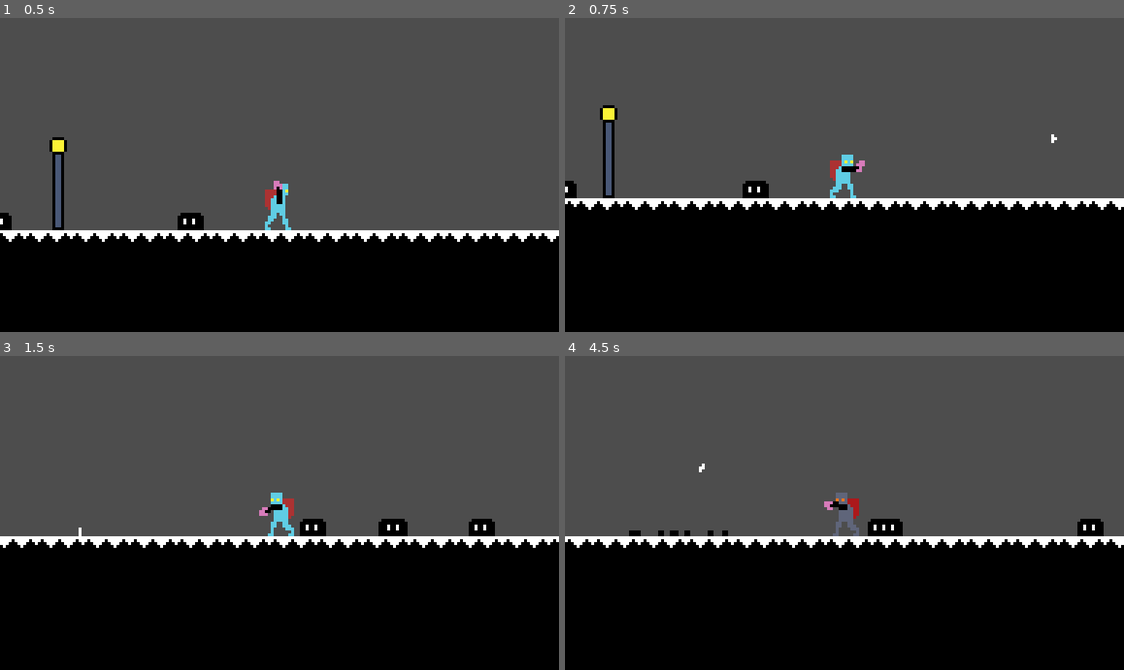
Above: before the commit, frames 1-4 (two rows, left to right).
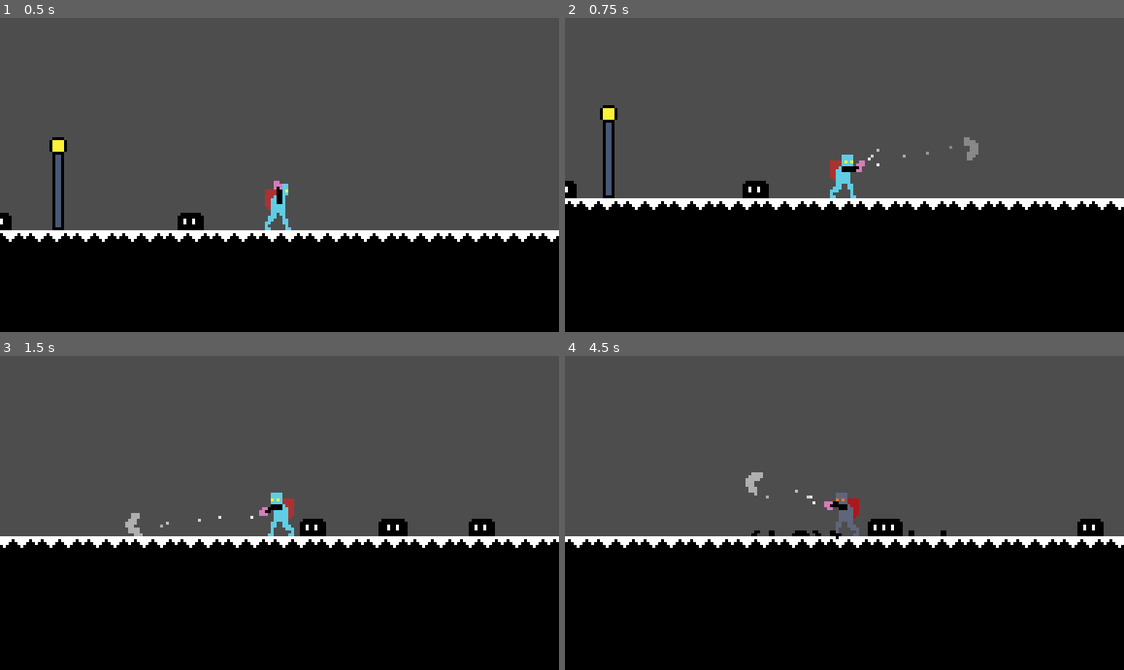
Above: after the commit, the same moments.

Repository: Bbubbee/Qman
Game: Godot game, scene res://scenes/main/main.tscn
Same seed, same stepped clock (60 frames per second), same inputs: the game is played once before the commit and once after it.
Inputs (mouse positions are in pixels of both pictures, inside the frame that each line leads up to):
- Up to frame 1 (0.5 s): no input
- Up to frame 2 (0.75 s): move the mouse to (967, 159) at 0.52 s; press the mouse at (967, 159) at 0.53 s; hold D (right) from 0.53 s (still down)
- Up to frame 3 (1.5 s): keep holding D (right); tap Space (jump) at 0.77 s; move the mouse to (167, 528) at 1.27 s; release the mouse at (167, 528) at 1.28 s; click (167, 528) at 1.35 s
- Up to frame 4 (4.5 s): tap Space (jump) at 1.52, 3.02, 3.77 s; move the mouse to (900, 443) at 2.02 s; release D (right) at 2.03 s; press the mouse at (900, 443) at 2.03 s; hold A (left) 2.03-2.78 s; move the mouse to (816, 575) at 2.77 s; release the mouse at (816, 575) at 2.78 s; hold D (right) 2.78-4.28 s; click (816, 575) at 2.85 s; move the mouse to (1012, 560) at 3.52 s; press the mouse at (1012, 560) at 3.53 s; move the mouse to (676, 465) at 4.27 s; release the mouse at (676, 465) at 4.28 s; hold A (left) from 4.28 s (still down); click (676, 465) at 4.35 s

Frame 1 is identical in both runs. In frame 2, 0.2% of the frame differs, in the area x 54-89%, y 37-48%; in frame 3, 0.2%; in frame 4, 0.5%, in the area x 11-69%, y 34-59%.

Commit message:
++gust projectile

Diff:
--- a/project.godot
+++ b/project.godot
@@ -72,6 +72,7 @@
 2d_physics/layer_4="projectiles"
 2d_physics/layer_5="hitboxes_general"
 2d_physics/layer_6="hurtboxes_general"
+2d_physics/layer_7="particles"
 
 [rendering]
 
--- a/scenes/dust_particles/dust_particle.tscn
+++ b/scenes/dust_particles/dust_particle.tscn
@@ -3,8 +3,9 @@
 [ext_resource type="Script" path="res://scenes/dust_particles/dust_particle.gd" id="1_hxhb6"]
 
 [node name="DustParticle" type="RigidBody2D"]
-collision_layer = 0
+collision_layer = 64
 collision_mask = 9
+mass = 0.01
 script = ExtResource("1_hxhb6")
 
 [node name="CollisionPolygon2D" type="CollisionPolygon2D" parent="."]
--- /dev/null
+++ b/scenes/particles/air_particles.gd
@@ -0,0 +1,9 @@
+extends GPUParticles2D
+
+
+func _ready() -> void:
+	emitting = true
+
+
+func _on_finished() -> void:
+	queue_free()
--- /dev/null
+++ b/scenes/particles/air_particles.tscn
@@ -0,0 +1,31 @@
+[gd_scene load_steps=5 format=3 uid="uid://cmlou5wadoskf"]
+
+[ext_resource type="Script" path="res://scenes/particles/air_particles.gd" id="1_7g5s1"]
+
+[sub_resource type="Gradient" id="Gradient_wah5h"]
+offsets = PackedFloat32Array(0, 0.978328)
+colors = PackedColorArray(1, 1, 1, 1, 1, 1, 1, 0)
+
+[sub_resource type="GradientTexture1D" id="GradientTexture1D_bs7sx"]
+gradient = SubResource("Gradient_wah5h")
+
+[sub_resource type="ParticleProcessMaterial" id="ParticleProcessMaterial_qtv64"]
+particle_flag_disable_z = true
+emission_shape = 1
+emission_sphere_radius = 1.0
+spread = 10.0
+initial_velocity_min = 150.0
+initial_velocity_max = 200.0
+gravity = Vector3(2.08165e-12, 2.08165e-12, 2.08165e-12)
+color_ramp = SubResource("GradientTexture1D_bs7sx")
+
+[node name="AirParticles" type="GPUParticles2D"]
+position = Vector2(8, -1)
+emitting = false
+amount = 10
+process_material = SubResource("ParticleProcessMaterial_qtv64")
+lifetime = 0.3
+one_shot = true
+script = ExtResource("1_7g5s1")
+
+[connection signal="finished" from="." to="." method="_on_finished"]
--- a/scenes/player/actions/gust.gd
+++ b/scenes/player/actions/gust.gd
@@ -3,6 +3,7 @@
 
 @export var speed = 125.0
 var direction: Vector2
+
 
 func init(dir: Vector2, pos: Vector2):
 	self.direction = dir
@@ -13,6 +14,7 @@
 	rotation = direction.angle()
 
 
+
 func _on_area_entered(_area: Area2D) -> void:
 	queue_free()
 
--- a/scenes/player/actions/gust.tscn
+++ b/scenes/player/actions/gust.tscn
@@ -1,35 +1,82 @@
-[gd_scene load_steps=4 format=3 uid="uid://bn0vy17ie83yo"]
+[gd_scene load_steps=7 format=3 uid="uid://bn0vy17ie83yo"]
 
 [ext_resource type="Script" path="res://scenes/player/actions/gust.gd" id="1_5wq1s"]
 [ext_resource type="PackedScene" uid="uid://b8odsjult6uvb" path="res://components/h_boxes/hitbox.tscn" id="2_q8jho"]
 
 [sub_resource type="RectangleShape2D" id="RectangleShape2D_h8gx3"]
-size = Vector2(1, 2)
+size = Vector2(2.5, 4)
+
+[sub_resource type="Animation" id="Animation_i2kux"]
+resource_name = "fade"
+length = 0.3
+tracks/0/type = "value"
+tracks/0/imported = false
+tracks/0/enabled = true
+tracks/0/path = NodePath("Polygon2D:color")
+tracks/0/interp = 1
+tracks/0/loop_wrap = true
+tracks/0/keys = {
+"times": PackedFloat32Array(0, 0.3),
+"transitions": PackedFloat32Array(1, 1),
+"update": 0,
+"values": [Color(1, 1, 1, 1), Color(1, 1, 1, 0)]
+}
+
+[sub_resource type="Animation" id="Animation_sf38t"]
+length = 0.001
+tracks/0/type = "value"
+tracks/0/imported = false
+tracks/0/enabled = true
+tracks/0/path = NodePath("Polygon2D:color")
+tracks/0/interp = 1
+tracks/0/loop_wrap = true
+tracks/0/keys = {
+"times": PackedFloat32Array(0),
+"transitions": PackedFloat32Array(1),
+"update": 0,
+"values": [Color(1, 1, 1, 1)]
+}
+
+[sub_resource type="AnimationLibrary" id="AnimationLibrary_6awjw"]
+_data = {
+"RESET": SubResource("Animation_sf38t"),
+"fade": SubResource("Animation_i2kux")
+}
 
 [node name="Gust" type="Node2D"]
 scale = Vector2(2, 2)
 script = ExtResource("1_5wq1s")
-speed = 350.0
+speed = 200.0
 
 [node name="Polygon2D" type="Polygon2D" parent="."]
-polygon = PackedVector2Array(0, -1, 1, 0, 0, 1)
+polygon = PackedVector2Array(2.5, 0, 2, -1, 1, -2, 0, -2, 0, -1, 1, 0, 0, 1, 0, 2, 1, 2, 2, 1)
 metadata/_edit_lock_ = true
 
 [node name="Hitbox" parent="." instance=ExtResource("2_q8jho")]
+visible = false
 collision_layer = 8
 collision_mask = 5
 knockback = 125.0
+metadata/_edit_lock_ = true
 
 [node name="Collider" parent="Hitbox" index="0"]
-position = Vector2(0.5, 0)
+visible = false
+position = Vector2(1.25, 0)
 shape = SubResource("RectangleShape2D_h8gx3")
 
 [node name="Timer" type="Timer" parent="."]
-wait_time = 0.2
+wait_time = 0.3
 one_shot = true
 autostart = true
 
+[node name="Animator" type="AnimationPlayer" parent="."]
+libraries = {
+"": SubResource("AnimationLibrary_6awjw")
+}
+autoplay = "fade"
+
 [connection signal="area_entered" from="Hitbox" to="." method="_on_area_entered"]
 [connection signal="timeout" from="Timer" to="." method="_on_timer_timeout"]
+[connection signal="animation_finished" from="Animator" to="." method="_on_animator_animation_finished"]
 
 [editable path="Hitbox"]
--- /dev/null
+++ b/scenes/player/arm_pivot.gd
@@ -0,0 +1,7 @@
+extends Marker2D
+
+const AIR_PARTICLES = preload("res://scenes/particles/air_particles.tscn")
+
+func fire_particles():
+	var air_particles = AIR_PARTICLES.instantiate()
+	add_child(air_particles)
--- a/scenes/player/player.gd
+++ b/scenes/player/player.gd
@@ -13,20 +13,27 @@
 
 signal damaged
 
-#var attack_incoming: Hitbox
-	# Used to determine when to go to the damaged state.
-	# Made true in health component.
-
 # Get the gravity from the project settings to be synced with RigidBody nodes.
 var gravity: int = ProjectSettings.get_setting("physics/2d/default_gravity")
+
 
 func _ready() -> void:
 	state_machine.init(self)
 	attack_state_machine.init(self)
+#
+#func _physics_process(delta: float) -> void:
+	#move_and_slide()
+	#for i in get_slide_collision_count():
+		#var c = get_slide_collision(i)
+		#if c.get_collider() is RigidBody2D:
+			#c.get_collider().apply_central_impulse(-c.get_normal() * 20)
 
 
 func _on_health_component_handle_attack(attack: Hitbox, _has_died: bool = false) -> void:
 	state_machine.force_transition("damaged", attack)
 
+
+## Fire particles in the direction of the air bullet.
 func _on_aim_fired_weapon(direction) -> void:
 	state_machine.force_transition("knockback", direction)
+	arm_pivot.fire_particles()
--- a/scenes/player/player.tscn
+++ b/scenes/player/player.tscn
@@ -1,9 +1,10 @@
-[gd_scene load_steps=20 format=3 uid="uid://dpwtpkyvf7juq"]
+[gd_scene load_steps=21 format=3 uid="uid://dpwtpkyvf7juq"]
 
 [ext_resource type="Script" path="res://scenes/player/player.gd" id="1_c4p7c"]
 [ext_resource type="Script" path="res://scenes/player/player_camera.gd" id="2_jxt3h"]
 [ext_resource type="Texture2D" uid="uid://bh14o5l46fehi" path="res://assets/player/player_idle-Sheet.png" id="2_rsih1"]
 [ext_resource type="Texture2D" uid="uid://cpa4hj6a8x5mq" path="res://assets/player/player_hand_export.png" id="3_bosfo"]
+[ext_resource type="Script" path="res://scenes/player/arm_pivot.gd" id="4_6uptp"]
 [ext_resource type="Script" path="res://scenes/player/states/state_machine.gd" id="4_rnkx0"]
 [ext_resource type="Script" path="res://scenes/player/states/idle.gd" id="5_yjn2x"]
 [ext_resource type="Script" path="res://scenes/player/states/move.gd" id="6_cqvk3"]
@@ -90,11 +91,10 @@
 height = 14.0
 
 [node name="Player" type="CharacterBody2D"]
-collision_layer = 0
+collision_layer = 2
 script = ExtResource("1_c4p7c")
 
 [node name="CollisionShape" type="CollisionShape2D" parent="."]
-visible = false
 shape = SubResource("CapsuleShape2D_036ok")
 
 [node name="Camera2D" type="Camera2D" parent="."]
@@ -116,7 +116,7 @@
 
 [node name="ArmPivot" type="Marker2D" parent="."]
 position = Vector2(0, -2)
-metadata/_edit_group_ = true
+script = ExtResource("4_6uptp")
 
 [node name="ArmSprite" type="Sprite2D" parent="ArmPivot"]
 position = Vector2(3, 0)
@@ -170,6 +170,7 @@
 max_health = 20.0
 
 [node name="Hurtbox" parent="Components" node_paths=PackedStringArray("health_component") instance=ExtResource("11_2lm7y")]
+visible = false
 collision_mask = 4
 health_component = NodePath("../HealthComponent")
 
